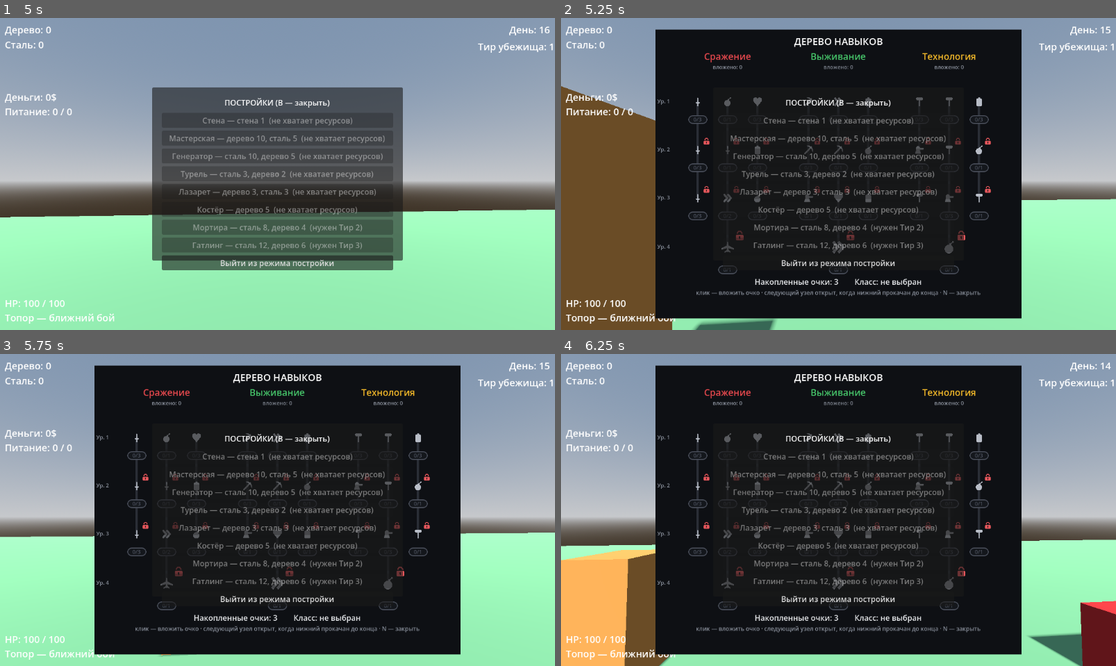
Above: before the commit, frames 1-4 (two rows, left to right).
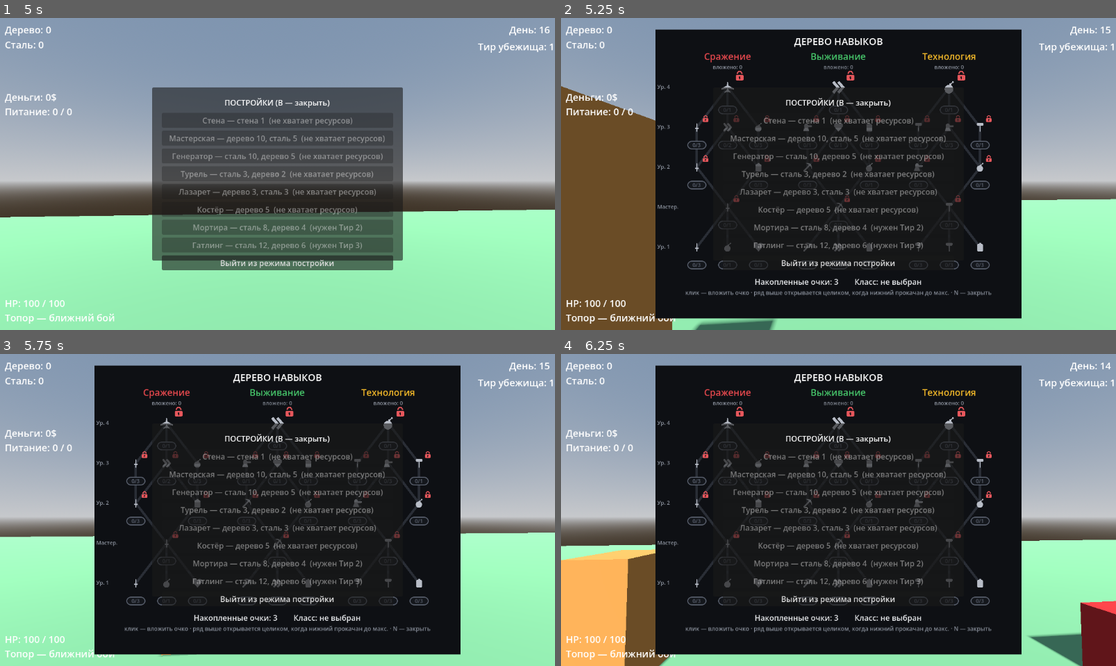
Above: after the commit, the same moments.

Repository: kem4ikkk/ubeziche
Game: Godot game, scene res://scenes/main.tscn
Same seed, same stepped clock (60 frames per second), same inputs: the game is played once before the commit and once after it.
Inputs (mouse positions are in pixels of both pictures, inside the frame that each line leads up to):
- Up to frame 1 (5 s): tap Enter at 0.5 s; move the mouse to (305, 174) at 0.52 s; hold W 0.53-3.53 s; tap F at 0.6 s; click (305, 174) at 0.67 s; tap Space at 0.77, 1.52, 3.02, 3.77, 4.25, 4.52 s; move the mouse to (249, 174) at 1.27 s; tap R at 1.35 s; move the mouse to (288, 167) at 2.02 s; tap B at 2.1 s; move the mouse to (249, 236) at 2.77 s; tap 1 at 2.85 s; click (249, 236) at 2.92 s; move the mouse to (444, 220) at 3.52 s; hold A from 3.53 s (still down); tap 5 at 3.6 s; move the mouse to (111, 127) at 4.27 s; tap Q at 4.35 s
- Up to frame 2 (5.25 s): move the mouse to (866, 174) at 5.02 s; release A at 5.03 s; hold S from 5.03 s (still down); tap N at 5.1 s; click (866, 174) at 5.17 s
- Up to frame 3 (5.75 s): keep holding S
- Up to frame 4 (6.25 s): move the mouse to (755, 432) at 5.77 s; release S at 5.78 s; hold D from 5.78 s (still down); tap E at 5.85 s; tap Space at 6.02 s

Frame 1 is identical in both runs. In frame 2, 3.7% of the frame differs, in the area x 17-78%, y 16-90%; in frame 3, 3.7%; in frame 4, 3.7%.

Commit message:
Дерево навыков: переворот (старт внизу), круглые узлы видны, ряд открывается целиком (4.12g)
По фидбэку автора (скриншоты меню навыков):
- Дерево перевёрнуто вверх ногами: Ур.1 (старт) внизу, ультимейт вверху.
- Вернул чёткие КРУГЛЫЕ узлы: контраст диска/кольца поднят (NODE_DARK светлее,
  RING_GRAY ярче) — круги снова читаются на тёмном фоне.
- РЯД открывается ЦЕЛИКОМ: «Мастерство» вынесено в отдельный ряд между tier1 и
  tier2 (5 рядов снизу вверх: tier1 → мастерство → tier2 → tier3 → ультимейт).
  Раньше мастерство делило ряд с tier2 — открывался лишь центр; теперь прокачка
  мастерства открывает весь ряд tier2 (оба узла).
- Пути перерисованы под ёлочку снизу вверх (сходятся к мастерству/ультимейту,
  ветвятся к tier2, X к центру tier3); подписи рядов Ур.1/Мастер./Ур.2-4.

Логика is_skill_unlocked не менялась — правка чисто раскладочная (skill_menu.gd).
Проверено через capture (EXIT=0, без ошибок скриптов).

Co-Authored-By: Claude Opus 4.8 <noreply@anthropic.com>

Diff:
--- a/scripts/skill_menu.gd
+++ b/scripts/skill_menu.gd
@@ -1,25 +1,34 @@
 extends CanvasLayer
 
-## Дерево навыков (Этап 4.40 — полные деревья оригинала, «ёлочка»). Сетка 3×4 как
-## в оригинале: колонки-ветки Сражение/Выживание/Технология, ряды «Уровень 1..4».
-## Ряд1 = tier1 (3 узла), ряд2 = [tier2[0], МАСТЕРСТВО(центр), tier2[1]],
-## ряд3 = tier3 (3), ряд4 = ультимейт (центр). Гейты-ёлочка: открыл любой tier1 до
-## макс. → мастерство (выбор класса); мастерство до макс. → tier2; любой tier2 →
-## tier3; любой tier3 → ультимейт. Закрытые узлы — с замком. Узлы: glow + тёмный
-## диск + заливка цветом по уровню + кольцо + иконка + pill-бейдж; путь к узлу
-## горит цветом ветки, когда узел открыт. Заливка/glow анимируются.
+## Дерево навыков (Этап 4.40 — полные деревья оригинала, «ёлочка»). Колонки-ветки
+## Сражение/Выживание/Технология. Дерево ПЕРЕВЁРНУТО (правка автора): СТАРТ (Ур.1)
+## — ВНИЗУ, ультимейт — ВВЕРХУ, как настоящее дерево. 5 рядов снизу вверх:
+## Ур.1 = tier1 (3 узла) → МАСТЕРСТВО (1 узел, ОТДЕЛЬНЫЙ ряд = выбор класса) →
+## Ур.2 = tier2 (2 узла) → Ур.3 = tier3 (3) → Ур.4 = ультимейт (1). Гейты: открыл
+## любой tier1 до макс. → мастерство; мастерство до макс. → ВЕСЬ ряд tier2; любой
+## tier2 → ВЕСЬ ряд tier3; любой tier3 → ультимейт. Так каждый следующий ряд
+## открывается ЦЕЛИКОМ. Закрытые узлы — с замком. Узлы: glow + диск + заливка
+## цветом по уровню + кольцо + иконка + pill-бейдж; путь горит цветом ветки,
+## когда узел-назначение открыт. Заливка/glow анимируются.
 
 const ICON_DIR := "res://assets/icons/"
 const SMALL_D := 52
 const BIG_D := 72
-const SUB := 62                       # смещение колонок ветки от её центра
+const SUB := 64                       # смещение колонок ветки от её центра
 const COL_X := [150, 380, 610]
-const ROW_Y := [150.0, 250.0, 350.0, 452.0]   # Уровень 1 (верх) .. 4 (низ)
+# Дерево перевёрнуто: СТАРТ (Ур.1) — ВНИЗУ, ультимейт — ВВЕРХУ. 5 рядов сверху
+# вниз: ультимейт, tier3, tier2, мастерство, tier1. Мастерство — отдельный ряд,
+# чтобы ряд tier2 открывался целиком.
+const ROW_ULT := 120.0
+const ROW_T3 := 203.0
+const ROW_T2 := 286.0
+const ROW_MAS := 369.0
+const ROW_T1 := 452.0
 
 const BG := Color(0.055, 0.063, 0.078)
-const NODE_DARK := Color(0.115, 0.13, 0.157)
+const NODE_DARK := Color(0.16, 0.178, 0.214)
 const PATH_GRAY := Color(0.165, 0.18, 0.212)
-const RING_GRAY := Color(0.30, 0.32, 0.37)
+const RING_GRAY := Color(0.37, 0.395, 0.45)
 const TXT := Color(0.91, 0.918, 0.93)
 const TXT_MUTED := Color(0.54, 0.565, 0.61)
 const BADGE_BG := Color(0.08, 0.09, 0.11)
@@ -71,10 +80,17 @@
 	title.text = "ДЕРЕВО НАВЫКОВ"
 	title.add_theme_font_size_override("font_size", 20)
 
-	# Подписи уровней слева.
-	for r in 4:
-		var rl := _make_label(tree, 4, ROW_Y[r] - 9, 64, 18)
-		rl.text = "Ур. %d" % (r + 1)
+	# Подписи рядов слева (дерево перевёрнуто: Ур.1 внизу → ультимейт вверху).
+	var row_labels := [
+		{"y": ROW_T1, "t": "Ур. 1"},
+		{"y": ROW_MAS, "t": "Мастер."},
+		{"y": ROW_T2, "t": "Ур. 2"},
+		{"y": ROW_T3, "t": "Ур. 3"},
+		{"y": ROW_ULT, "t": "Ур. 4"},
+	]
+	for rl_data in row_labels:
+		var rl := _make_label(tree, 4, rl_data.y - 9, 64, 18)
+		rl.text = rl_data.t
 		rl.modulate = TXT_MUTED
 		rl.horizontal_alignment = HORIZONTAL_ALIGNMENT_LEFT
 		rl.add_theme_font_size_override("font_size", 11)
@@ -88,25 +104,30 @@
 		var c2 := x + SUB
 
 		var pos := {}
-		pos[data.tier1[0]] = Vector2(c0, ROW_Y[0])
-		pos[data.tier1[1]] = Vector2(x, ROW_Y[0])
-		pos[data.tier1[2]] = Vector2(c2, ROW_Y[0])
-		pos[data.tier2[0]] = Vector2(c0, ROW_Y[1])
-		pos[data.mastery] = Vector2(x, ROW_Y[1])
-		pos[data.tier2[1]] = Vector2(c2, ROW_Y[1])
-		pos[data.tier3[0]] = Vector2(c0, ROW_Y[2])
-		pos[data.tier3[1]] = Vector2(x, ROW_Y[2])
-		pos[data.tier3[2]] = Vector2(c2, ROW_Y[2])
-		pos[data.ultimate] = Vector2(x, ROW_Y[3])
-
-		# Пути (вертикальные по колонкам; горят, когда узел-назначение открыт).
-		_paths.append({"line": _make_line(tree, pos[data.tier1[0]], pos[data.tier2[0]]), "upper": data.tier2[0]})
+		pos[data.tier1[0]] = Vector2(c0, ROW_T1)
+		pos[data.tier1[1]] = Vector2(x, ROW_T1)
+		pos[data.tier1[2]] = Vector2(c2, ROW_T1)
+		pos[data.mastery] = Vector2(x, ROW_MAS)
+		pos[data.tier2[0]] = Vector2(c0, ROW_T2)
+		pos[data.tier2[1]] = Vector2(c2, ROW_T2)
+		pos[data.tier3[0]] = Vector2(c0, ROW_T3)
+		pos[data.tier3[1]] = Vector2(x, ROW_T3)
+		pos[data.tier3[2]] = Vector2(c2, ROW_T3)
+		pos[data.ultimate] = Vector2(x, ROW_ULT)
+
+		# Пути «ёлочки» снизу вверх (горят цветом ветки, когда узел-назначение
+		# открыт): tier1 → мастерство (3 сходятся) → tier2 (2 ветвятся) →
+		# tier3 (X в центр) → ультимейт (3 сходятся).
+		for n0 in data.tier1:
+			_paths.append({"line": _make_line(tree, pos[n0], pos[data.mastery]), "upper": data.mastery})
+		_paths.append({"line": _make_line(tree, pos[data.mastery], pos[data.tier2[0]]), "upper": data.tier2[0]})
+		_paths.append({"line": _make_line(tree, pos[data.mastery], pos[data.tier2[1]]), "upper": data.tier2[1]})
 		_paths.append({"line": _make_line(tree, pos[data.tier2[0]], pos[data.tier3[0]]), "upper": data.tier3[0]})
-		_paths.append({"line": _make_line(tree, pos[data.tier1[1]], pos[data.mastery]), "upper": data.mastery})
-		_paths.append({"line": _make_line(tree, pos[data.mastery], pos[data.tier3[1]]), "upper": data.tier3[1]})
-		_paths.append({"line": _make_line(tree, pos[data.tier3[1]], pos[data.ultimate]), "upper": data.ultimate})
-		_paths.append({"line": _make_line(tree, pos[data.tier1[2]], pos[data.tier2[1]]), "upper": data.tier2[1]})
+		_paths.append({"line": _make_line(tree, pos[data.tier2[0]], pos[data.tier3[1]]), "upper": data.tier3[1]})
+		_paths.append({"line": _make_line(tree, pos[data.tier2[1]], pos[data.tier3[1]]), "upper": data.tier3[1]})
 		_paths.append({"line": _make_line(tree, pos[data.tier2[1]], pos[data.tier3[2]]), "upper": data.tier3[2]})
+		for n3 in data.tier3:
+			_paths.append({"line": _make_line(tree, pos[n3], pos[data.ultimate]), "upper": data.ultimate})
 
 		# Заголовок ветки + счётчик вложенного.
 		var head := _make_label(tree, x - 110, 42, 220, 22)
@@ -124,7 +145,7 @@
 	var hint := _make_label(tree, 0, 538, 760, 20)
 	hint.modulate = TXT_MUTED
 	hint.add_theme_font_size_override("font_size", 12)
-	hint.text = "клик — вложить очко · следующий узел открыт, когда нижний прокачан до конца · N — закрыть"
+	hint.text = "клик — вложить очко · ряд выше открывается целиком, когда нижний прокачан до макс. · N — закрыть"
 
 
 func _add_node(parent: Control, id: String, center: Vector2, d: int, color: Color) -> void:
Not shown, changed: docs/PROGRESS.md
